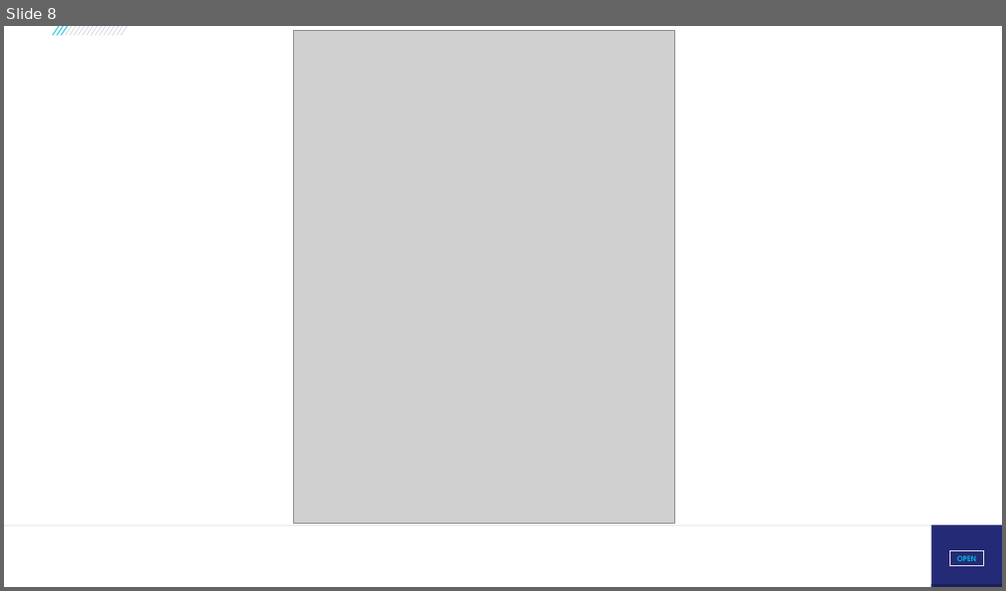
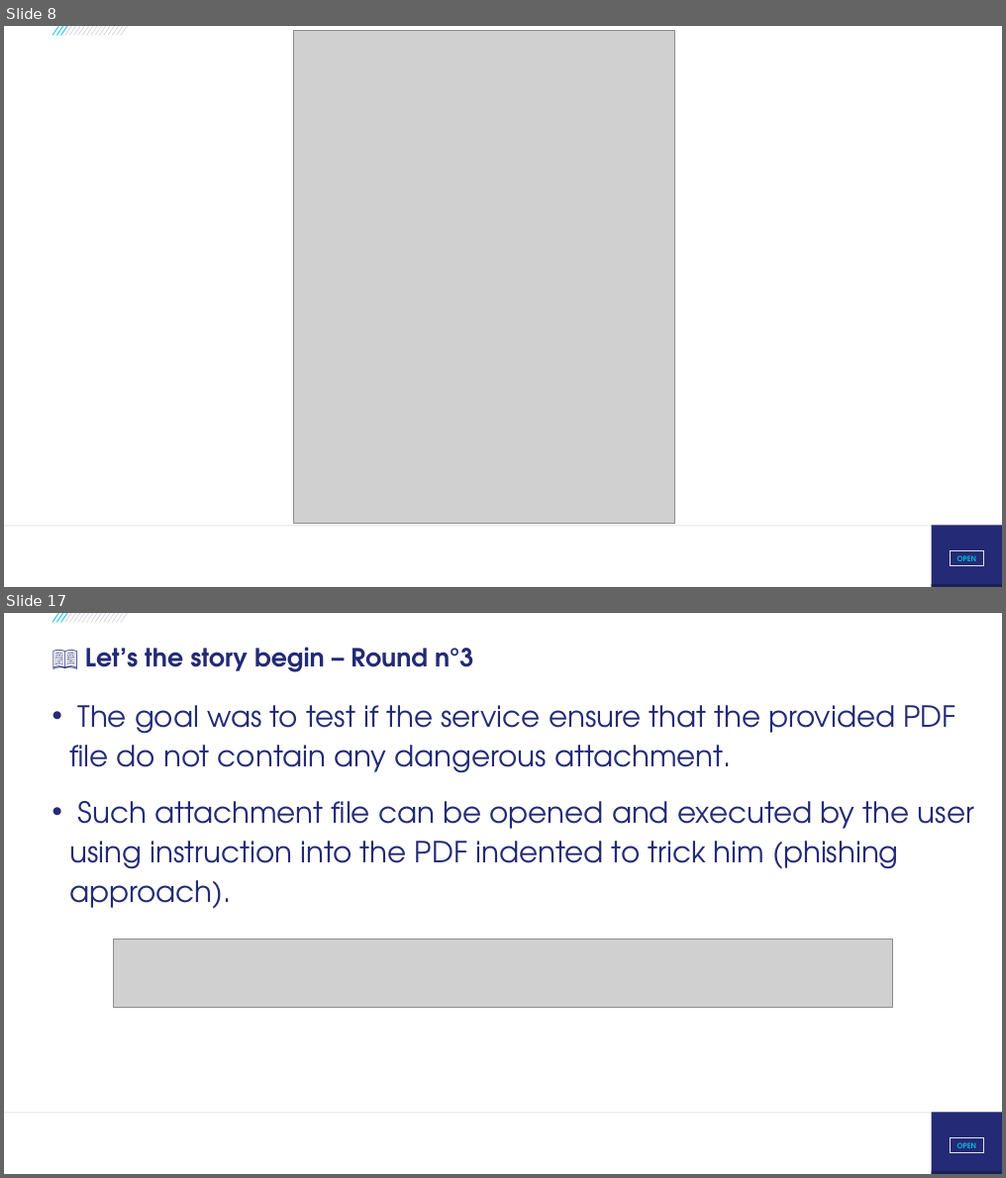
Before and after one commit to righettod/voxxeddays-lux-2026, a slide deck: presentation.pptx. Shown one above the other, each under a label of ours: slide 8 before the commit, slides 8 and 17 after it; the slides between them are not shown. The pictures are 1006x591 and 1006x1178 pixels, drawn with LibreOffice and Linux fonts; fonts in the diff are those of the drawing; grey boxes stand for pictures; background and template pictures are left out. Boxes give left, top, right and bottom in pixels: in the first picture for what was removed or moved away, otherwise in the second. Text is boxed around its words. In the diff, an @@ line names an element or a change of style, - is before the commit and + after.

```diff
--- a/presentation.pptx
+++ b/presentation.pptx
@@ slide 17 added at (x1=4, y1=613, x2=1002, y2=1174), background #FFFFFF; not listed: 21 template elements that a slide beside it also shows @@
@@ title added at (x1=85, y1=647, x2=473, y2=672), 24 pt, text #242A75, bold @@
+📖 Let’s the story begin – Round n°3
@@ text added at (x1=69, y1=705, x2=974, y2=909), 28 pt, text #242A75 @@
+• The goal was to test if the service ensure that the provided PDF file do not contain any dangerous attachment.
+• Such attachment file can be opened and executed by the user using instruction into the PDF indented to trick him (phishing approach).
@@ picture added at (x1=113, y1=940, x2=893, y2=1007) @@
```
Also in this commit, not shown: 1 slide changed, 8 other slides added, 2 other files.
